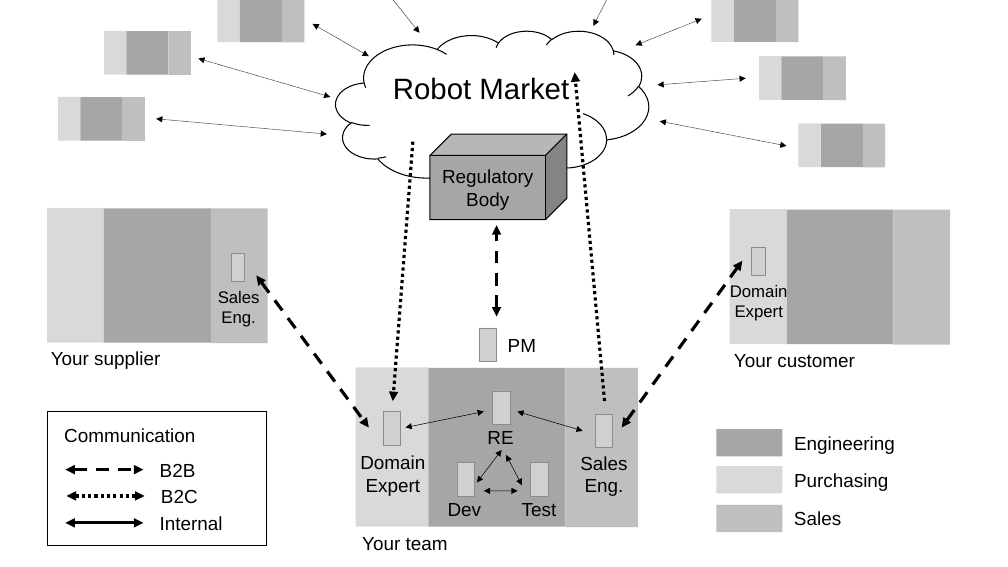
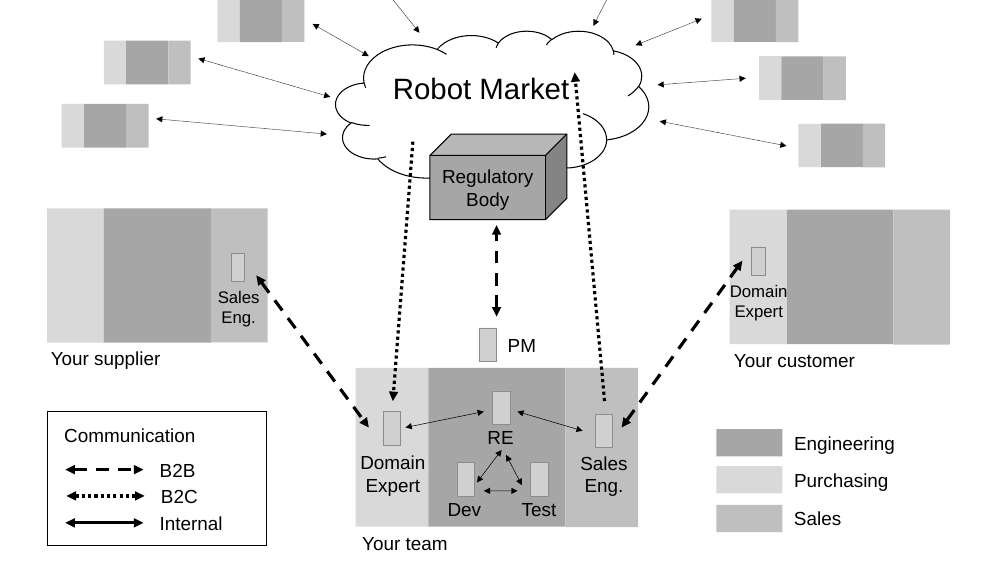
Before and after one commit to lunduniversity/introsofteng, a slide deck: slide 1 of project-rumble/figures/etsa02_figures.pptx. Drawn at 1008x567 pixels with LibreOffice and Linux fonts; fonts in the diff are those of the drawing; grey boxes stand for pictures. Boxes give left, top, right and bottom in pixels: in the first picture for what was removed or moved away, otherwise in the second. Text is boxed around its words. In the diff, an @@ line names an element or a change of style, - is before the commit and + after.

```diff
--- a/project-rumble/figures/etsa02_figures.pptx
+++ b/project-rumble/figures/etsa02_figures.pptx
@@ 3 rectangles: place and size @@
-3 rectangles at box(104, 31, 191, 75)
+3 rectangles at box(104, 41, 191, 85)
@@ 3 rectangles: place and size @@
-3 rectangles at box(58, 97, 145, 141)
+3 rectangles at box(62, 104, 149, 148)
```
Also in this commit, not shown: 1 other slide changed, 1 slide added, 3 other files.
